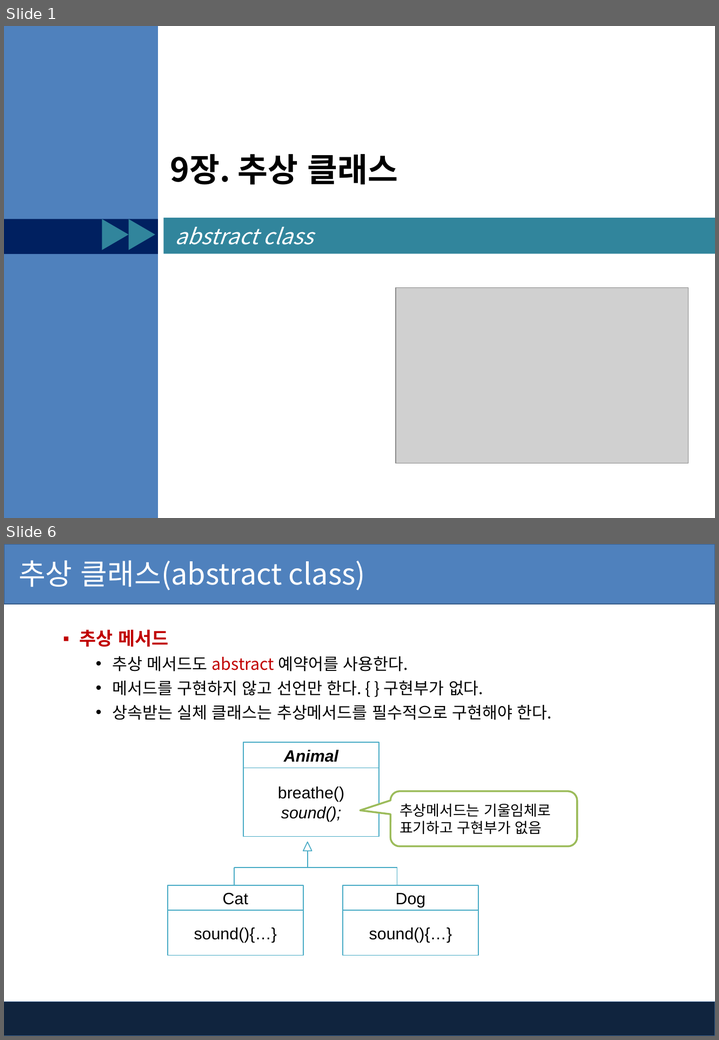
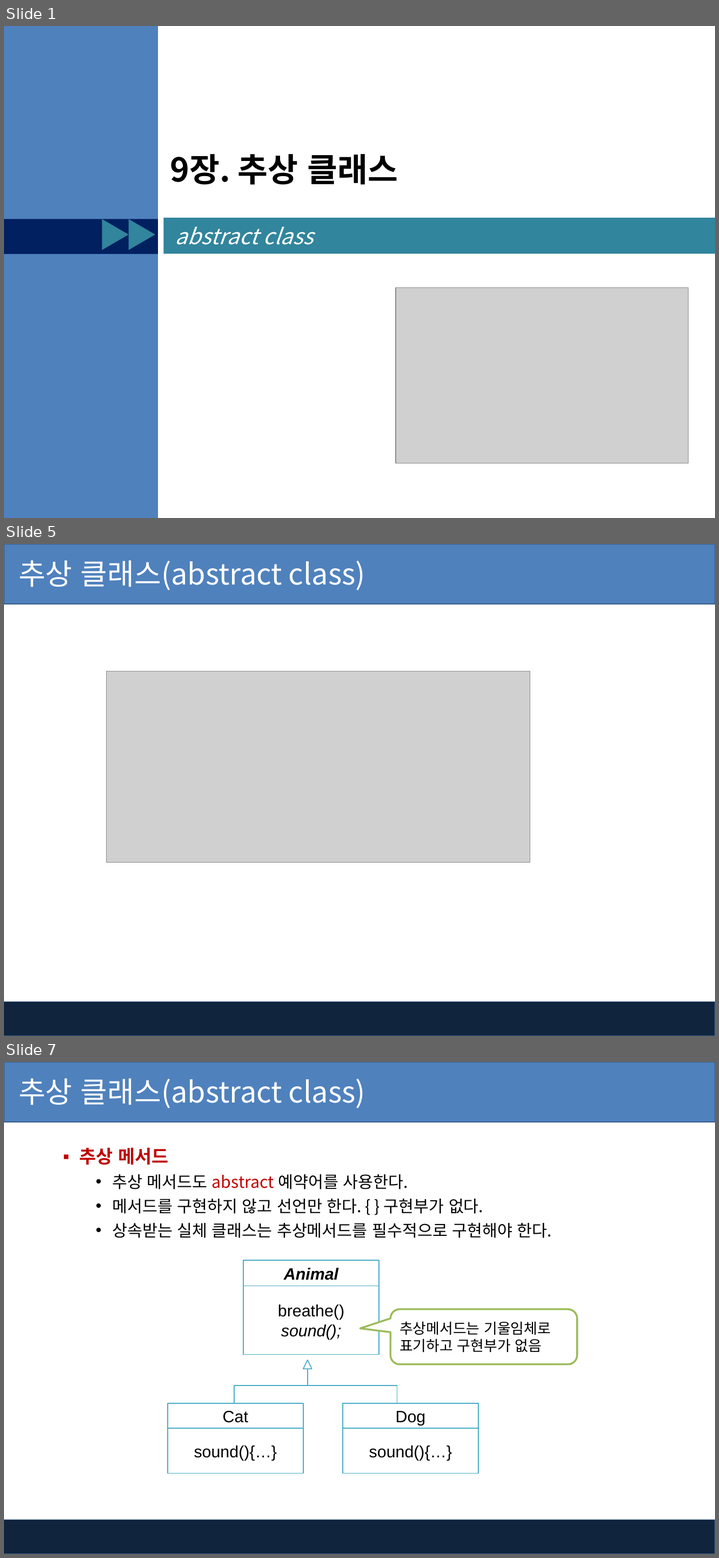
Before and after one commit to pshho/ngreen_project, a slide deck: javaWorks/자료/java_ppt/10장-추상 클래스.pptx. Shown one above the other, each under a label of ours: slides 1 and 6 before the commit, slides 1, 5 and 7 after it; the slides between them are not shown. The pictures are 719x1040 and 719x1558 pixels, drawn with LibreOffice and Linux fonts; fonts in the diff are those of the drawing; grey boxes stand for pictures; background and template pictures are left out. Boxes give left, top, right and bottom in pixels: in the first picture for what was removed or moved away, otherwise in the second. Text is boxed around its words. In the diff, an @@ line names an element or a change of style, - is before the commit and + after.

```diff
--- a/javaWorks/자료/java_ppt/10장-추상 클래스.pptx
+++ b/javaWorks/자료/java_ppt/10장-추상 클래스.pptx
@@ slide 5 added at [4,544,715,1036], background #FFFFFF; not listed: 2 template elements that a slide beside it also shows @@
@@ title added at [19,560,365,590], 32 pt, text #FFFFFF @@
+추상 클래스(abstract class)
@@ picture added at [107,671,530,862] @@
@@ what was slide 6 is now slide 7 @@
```
Also in this commit, not shown: 9 slides changed, 2 other slides added, 6 other files.
